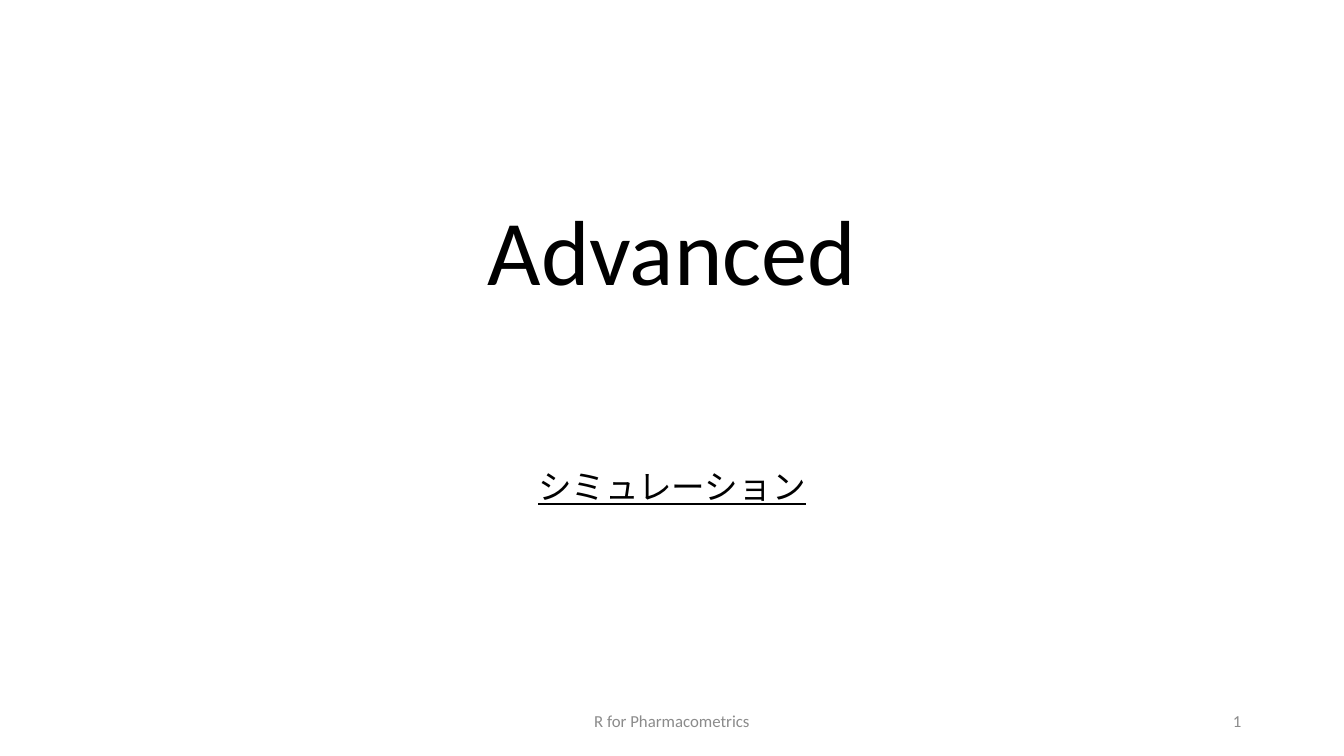
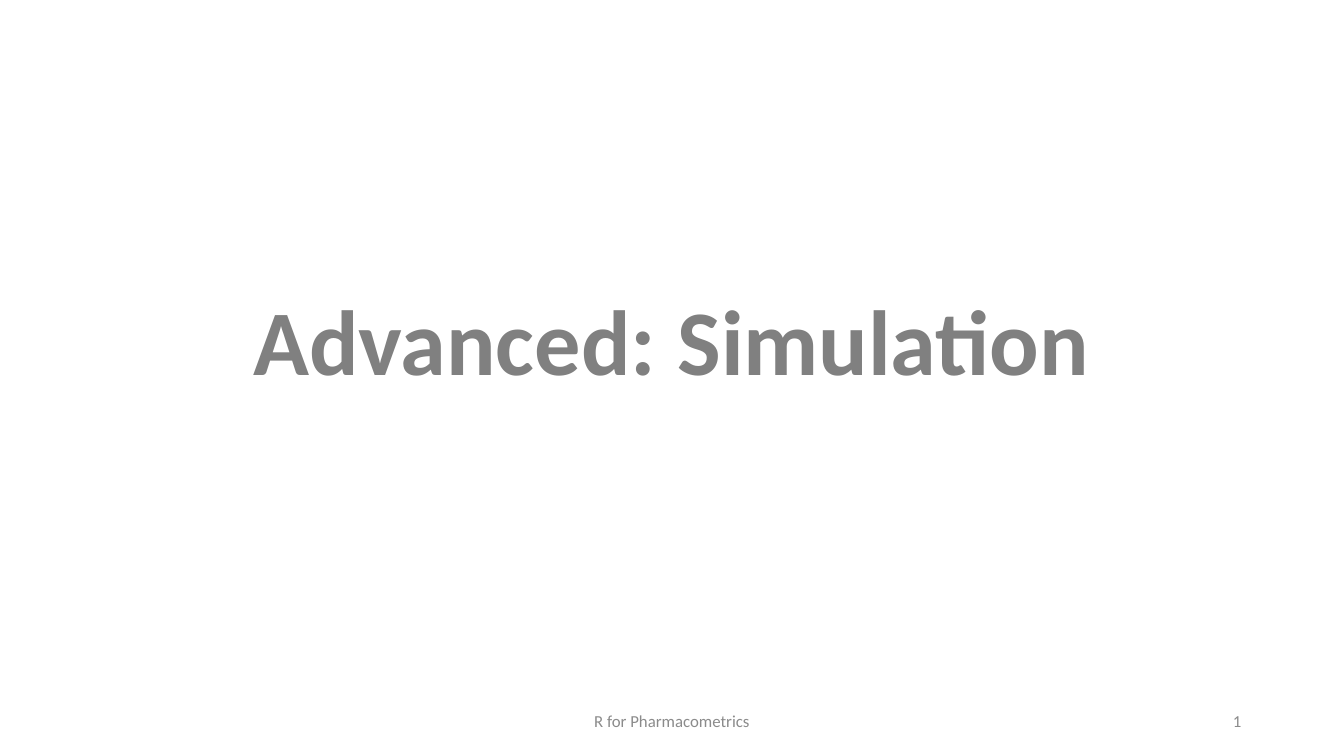
Before and after one commit to MasatoFukae/R-for-PMx, a slide deck: slide 1 of 1st_review_slide/4_Advanced_simulation_201009.pptx. Drawn at 1344x756 pixels with LibreOffice and Linux fonts; fonts in the diff are those of the drawing. Boxes give left, top, right and bottom in pixels: in the first picture for what was removed or moved away, otherwise in the second. Text is boxed around its words. In the diff, an @@ line names an element or a change of style, - is before the commit and + after.

```diff
--- a/1st_review_slide/4_Advanced_simulation_201009.pptx
+++ b/1st_review_slide/4_Advanced_simulation_201009.pptx
@@ text at <box>253,310,1088,376</box>: text changed; text colour #000000 to #808080; bold on @@
-Advanced
+Advanced: Simulation
@@ subtitle removed at <box>538,473,805,505</box> @@
-シミュレーション
```
Also in this commit, not shown: 1 other slide changed.
